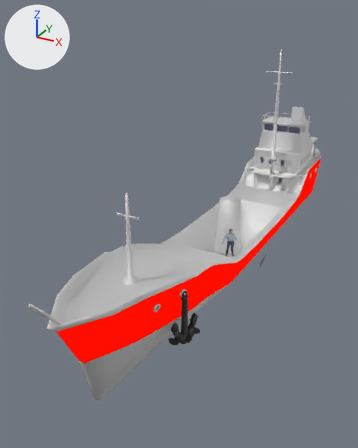
Before and after pictures for a commit that changed the glTF model Assets/Visual Assets/Ship assets/D4_Ship2.glb.
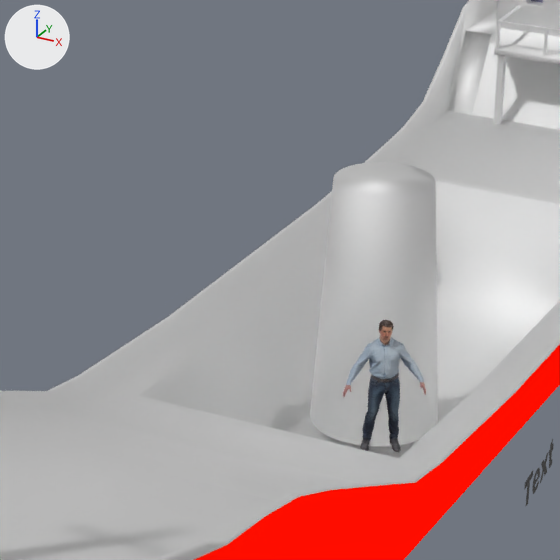
The first picture shows the older version from a camera (50 mm lens) standing at (14.1, -31.2, 19.2) and looking at (-2.8, -0.6, 3.9). The close-ups show the older and then the newer version on the part from 42% to 75% of the width and 36% to 62% of the height of that picture. Only the edits that show in the close-ups are written down. The lights are fixed; the arrows at upper left show +X, +Y and +Z. Where no turn or scale is listed for an object, it has been applied to the vertices. Vertices at exactly the same position are counted once.
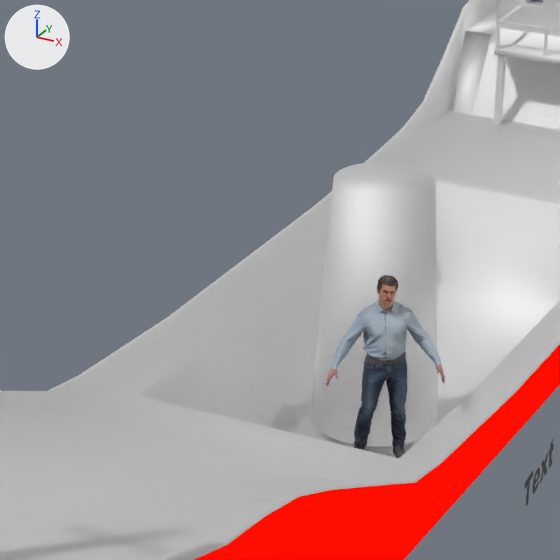
Where the newer file only moved an object's origin or applied its transform, the numbers keep the older frame.

The change in detail:
me_cylinder has 64 vertices, 124 faces and spans x -1.09..1.09, y -1.09..1.09, z -2.17..2.17.
me_cylinder is used by ob_cylinder; location (0.0, 2.77, 3.09).
me_cylinder part 1: its shading normals changed.
me_object_0_001 is used by ob_object_2_001; location (1.3, 0.0, 1.91).
me_object_0_001 had 13608 vertices, 27318 faces and spanned x -0.54..0.61, y -0.42..0.36, z -0.01..2.19.
me_object_0_001 now has 13608 vertices, 27318 faces and spans x -0.77..0.87, y -0.6..0.51, z -0.2..2.92.
me_object_0_001 part 2: the whole mesh is scaled about its middle by 1.43, then moved by (0.01, -0.01, 0.27).

Where the change shows, as pixel boxes (x1, y1, x2, y2) in the close-ups (560 x 560 px):
'Object_2.001', moved, rescaled (43% wider, 38% taller): before (343, 320, 426, 452); after (326, 275, 445, 458)
